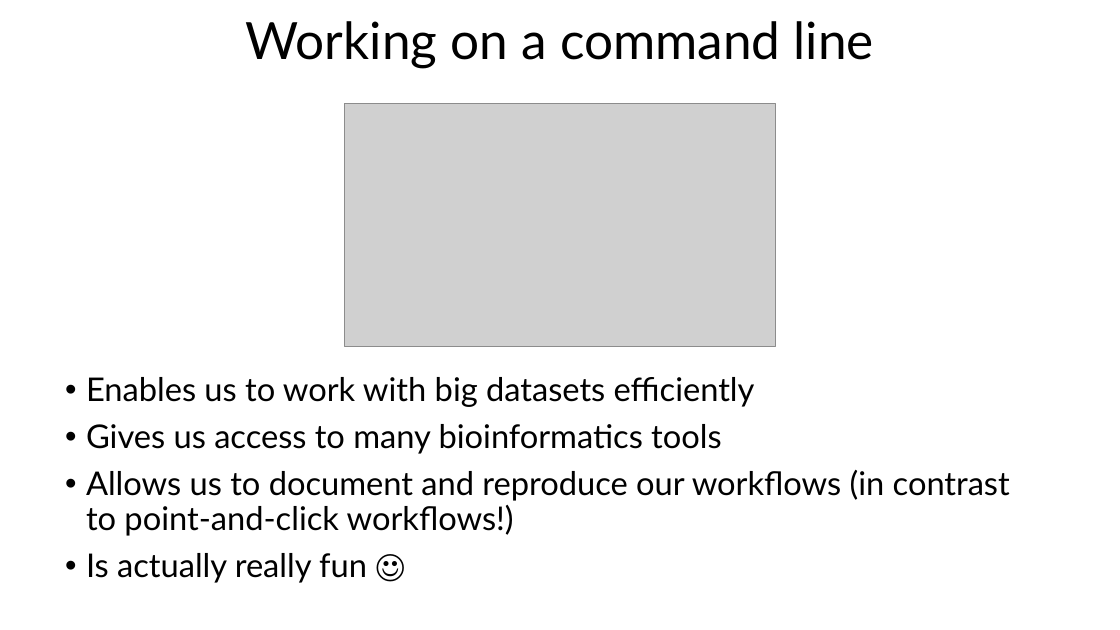
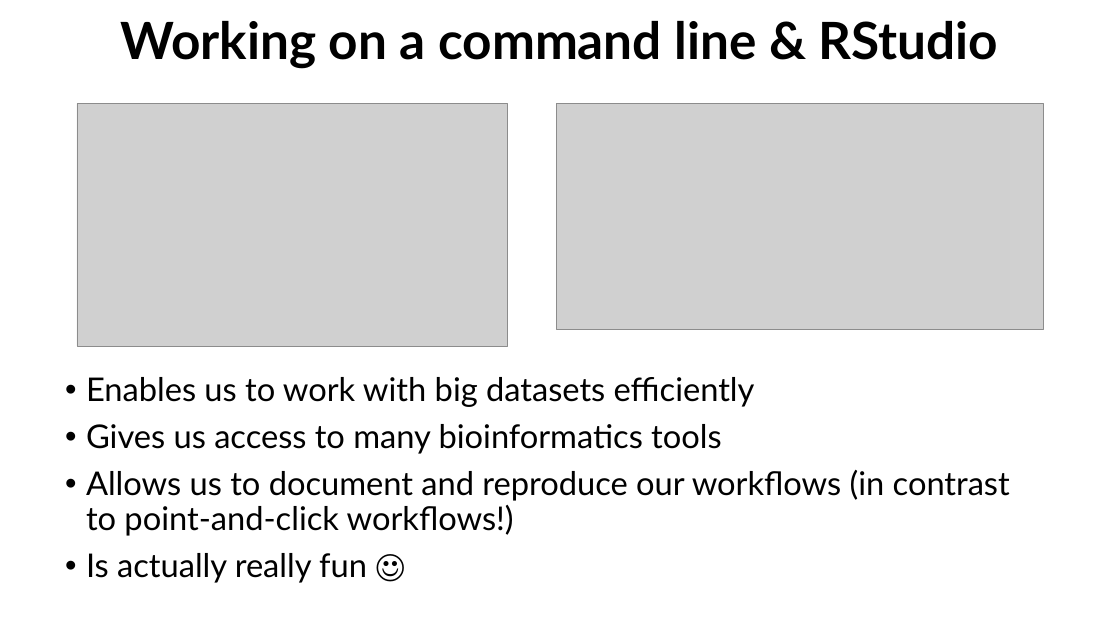
Before and after one commit to mishapaauw/molecular-data-analysis, a slide deck: slide 11 of lectures/0_course_introduction.pptx (slide 9 before the commit). Drawn at 1120x630 pixels with LibreOffice and Linux fonts; fonts in the diff are those of the drawing; grey boxes stand for pictures. Boxes give left, top, right and bottom in pixels: in the first picture for what was removed or moved away, otherwise in the second. Text is boxed around its words. In the diff, an @@ line names an element or a change of style, - is before the commit and + after.

```diff
--- a/lectures/0_course_introduction.pptx
+++ b/lectures/0_course_introduction.pptx
@@ title at [120, 21, 999, 69]: text changed; bold on @@
-Working on a command line
+Working on a command line & RStudio
@@ picture: place and size @@
-picture at [344, 103, 776, 346]
+picture at [77, 103, 508, 346]
@@ picture added at [557, 103, 1044, 329] @@
```
Also in this commit, not shown: 10 other slides changed, 7 slides added, 2 slides removed, 1 other file.
